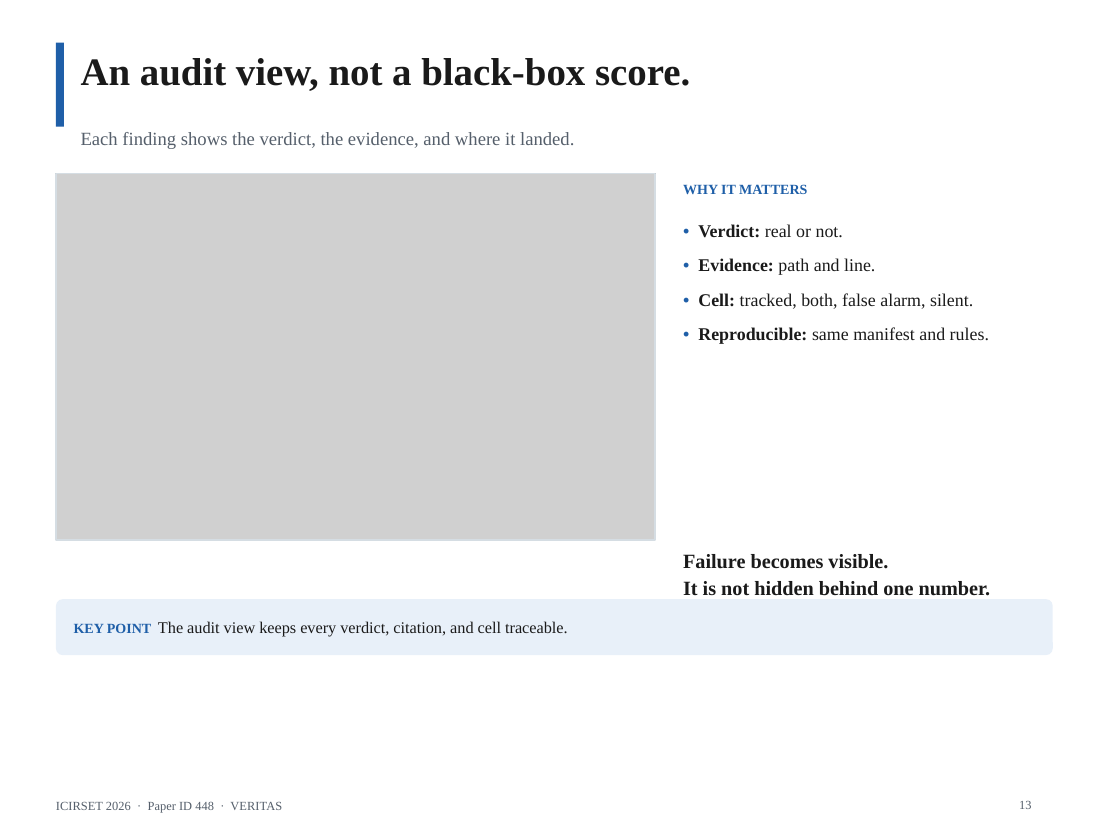
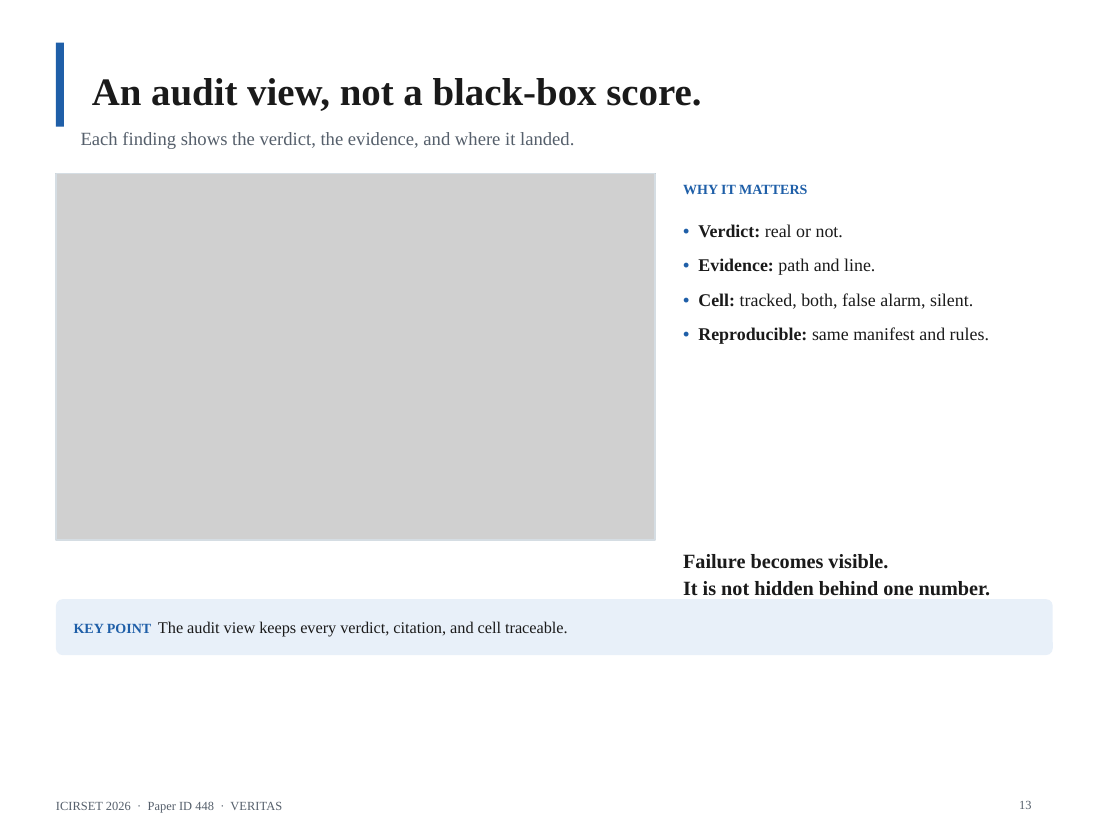
Before and after one commit to AmonWasHere/Proto, a slide deck: slide 13 of paper/ICIRSET-26_VERITAS_Presentation.pptx. Drawn at 1120x840 pixels with LibreOffice and Linux fonts; fonts in the diff are those of the drawing; grey boxes stand for pictures. Boxes give left, top, right and bottom in pixels: in the first picture for what was removed or moved away, otherwise in the second. Text is boxed around its words. In the diff, an @@ line names an element or a change of style, - is before the commit and + after.

Commit message:
Convert slide titles to real title placeholders

```diff
--- a/paper/ICIRSET-26_VERITAS_Presentation.pptx
+++ b/paper/ICIRSET-26_VERITAS_Presentation.pptx
@@ title "An audit view, not a ..." at [92,78,701,111]: line spacing 1.05 to 1; vertical alignment top to middle @@
```
Also in this commit, not shown: 16 other slides changed, 1 other file.
